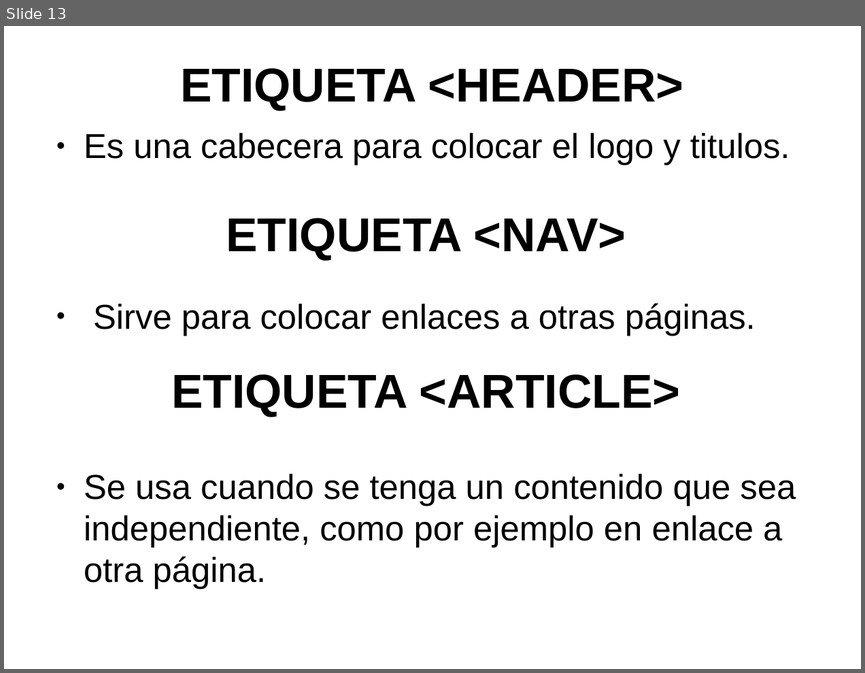
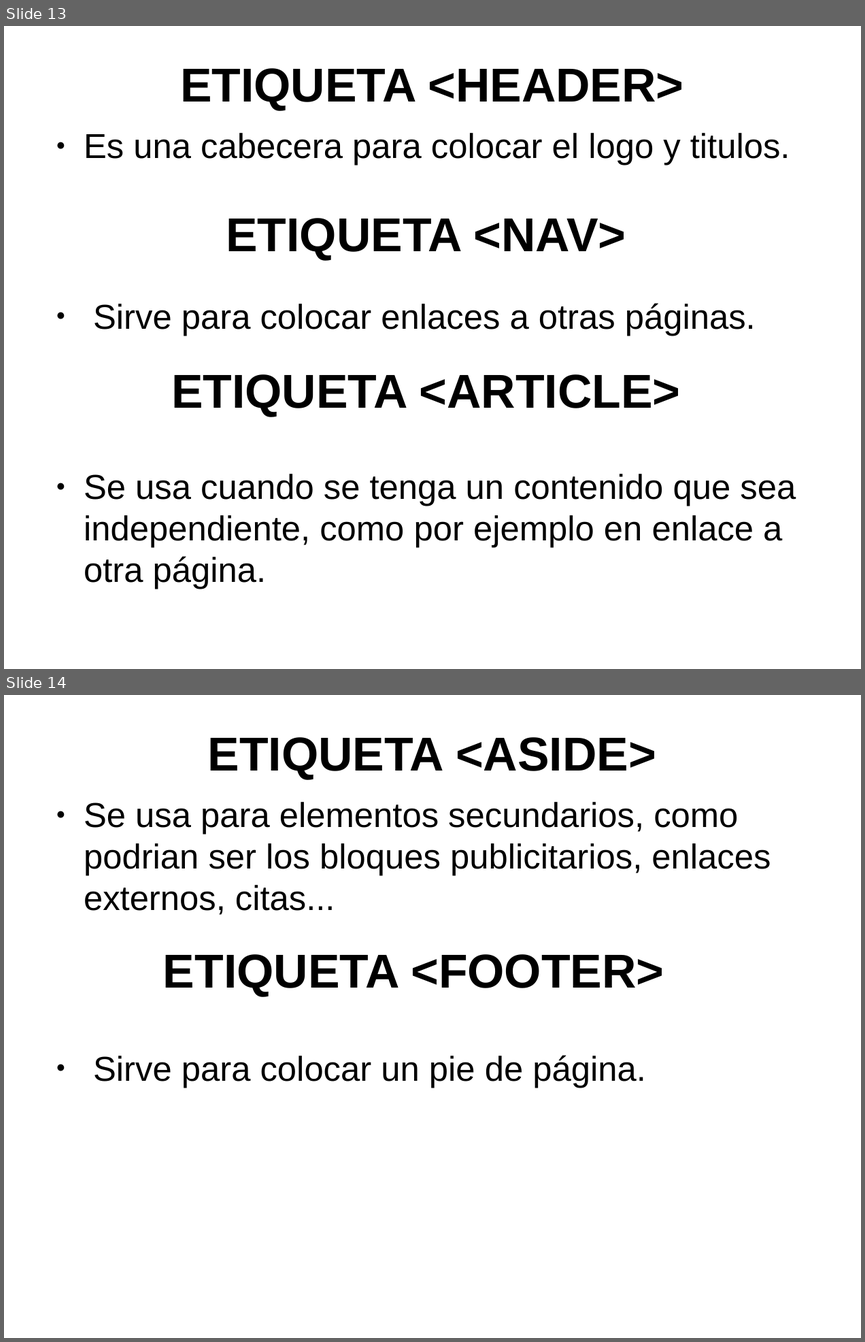
Before and after one commit to toblerone554/CampusInfantil2016, a slide deck: Veteranos/html/PresentaciónHTML.odp. Shown one above the other, each under a label of ours: slide 13 before the commit, slides 13 and 14 after it. The pictures are 865x673 and 865x1342 pixels, drawn with LibreOffice and Linux fonts; fonts in the diff are those of the drawing. Boxes give left, top, right and bottom in pixels: in the first picture for what was removed or moved away, otherwise in the second. Text is boxed around its words. In the diff, an @@ line names an element or a change of style, - is before the commit and + after.

```diff
--- a/Veteranos/html/PresentaciónHTML.odp
+++ b/Veteranos/html/PresentaciónHTML.odp
@@ slide 14 added at [4,695,861,1338], background #FFFFFF @@
@@ title added at [208,737,656,779], 44 pt, text #000000, bold @@
+ETIQUETA <ASIDE>
@@ text added at [84,802,770,1087], 32 pt, text #000000 @@
+● Se usa para elementos secundarios, como podrian ser los bloques publicitarios, enlaces externos, citas...
+● Sirve para colocar un pie de página.
@@ title added at [163,954,664,997], 44 pt, text #000000, bold @@
+ETIQUETA <FOOTER>
```
Also in this commit, not shown: 1 slide changed, 3 other slides added, 3 slides removed, 2 other files.
